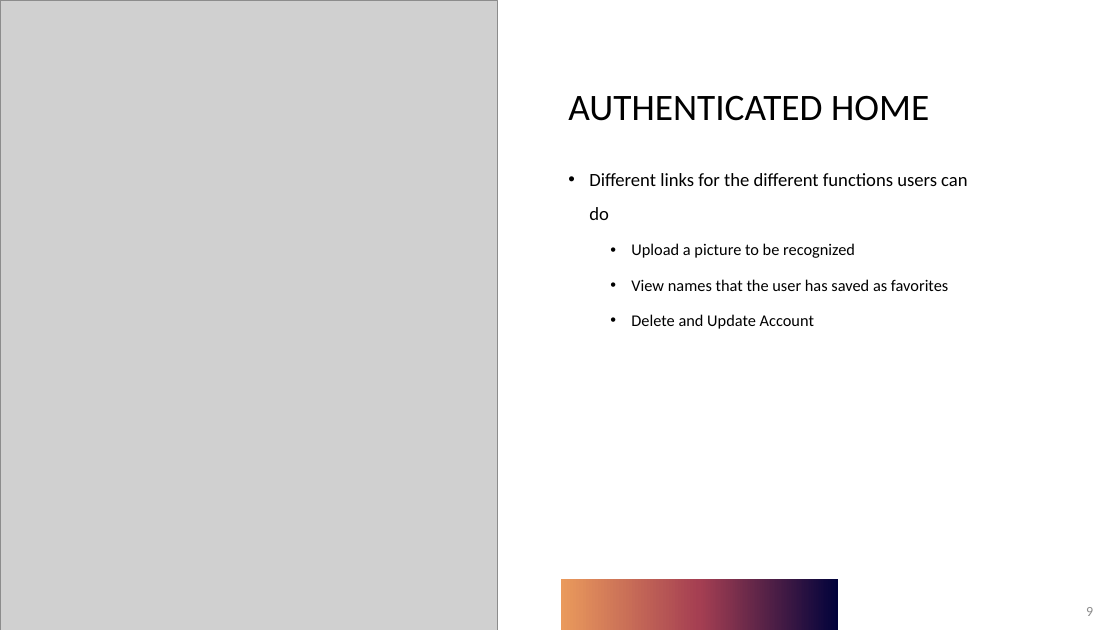
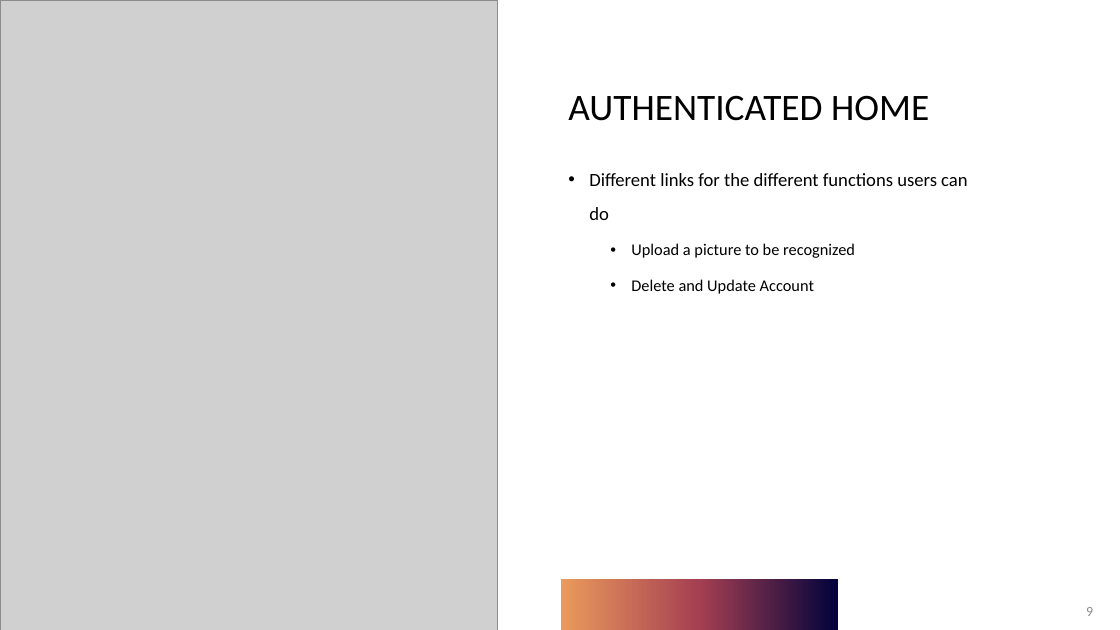
Before and after one commit to adriaonline/CPT200SP24-Team1, a slide deck: slide 9 of Phase 2 Docs/Phase 2 - Presentation.pptx. Drawn at 1120x630 pixels with LibreOffice and Linux fonts; fonts in the diff are those of the drawing; grey boxes stand for pictures. Boxes give left, top, right and bottom in pixels: in the first picture for what was removed or moved away, otherwise in the second. Text is boxed around its words. In the diff, an @@ line names an element or a change of style, - is before the commit and + after.

```diff
--- a/Phase 2 Docs/Phase 2 - Presentation.pptx
+++ b/Phase 2 Docs/Phase 2 - Presentation.pptx
@@ text at (631, 279, 948, 291): paragraph removed @@
-  • View names that the user has saved as favorites
```
Also in this commit, not shown: 6 other slides changed, 6 other files.
